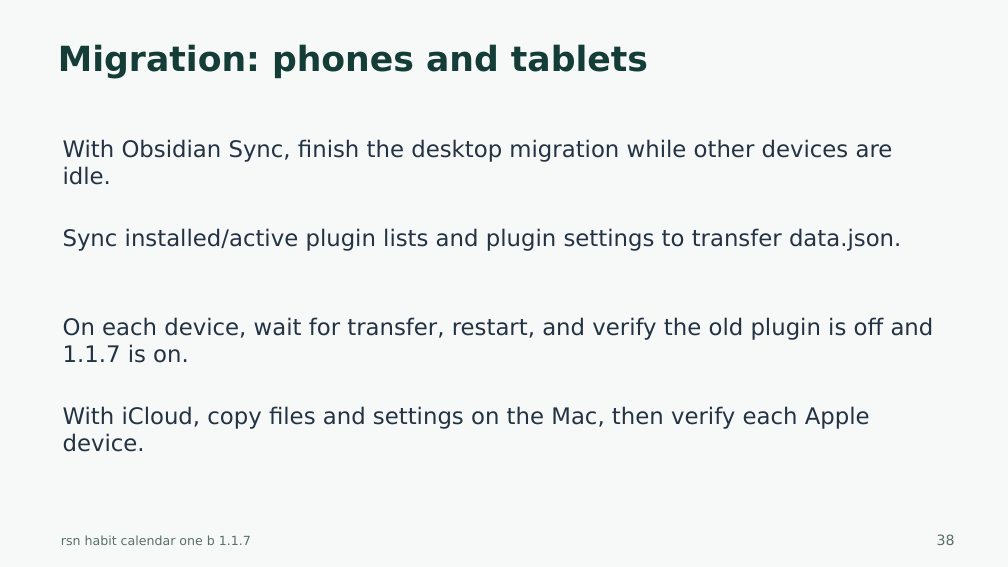
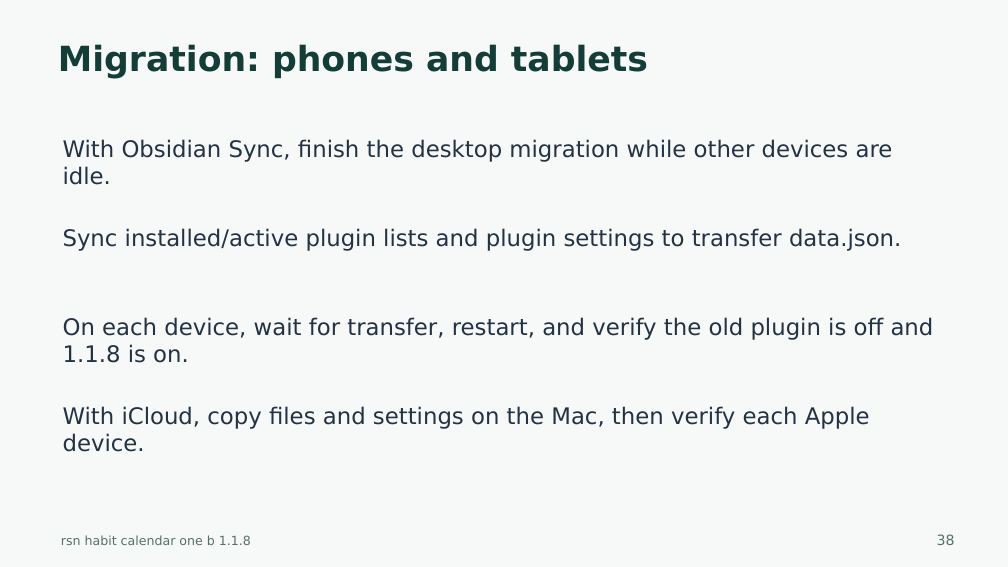
Before and after one commit to harharhari/rsn-habit-tracker-obsidian-plugin, a slide deck: slide 38 of docs/rsn-habit-calendar-one-b-tutorial.pptx. Drawn at 1008x567 pixels with LibreOffice and Linux fonts; fonts in the diff are those of the drawing. Boxes give left, top, right and bottom in pixels: in the first picture for what was removed or moved away, otherwise in the second. Text is boxed around its words. In the diff, an @@ line names an element or a change of style, - is before the commit and + after.

Commit message:
1. Warning taken care of: CSS lint 2. Habit Tracker Version 1.1.8 3. as on 2026-10-27

```diff
--- a/docs/rsn-habit-calendar-one-b-tutorial.pptx
+++ b/docs/rsn-habit-calendar-one-b-tutorial.pptx
@@ text at <box>63,317,934,363</box>: text changed @@
-On each device, wait for transfer, restart, and verify the old plugin is off and 1.1.7 is on.
+On each device, wait for transfer, restart, and verify the old plugin is off and 1.1.8 is on.
@@ text at <box>61,535,251,545</box>: text changed @@
-rsn habit calendar one b 1.1.7
+rsn habit calendar one b 1.1.8
```
Also in this commit, not shown: 44 other slides changed, 31 other files.
